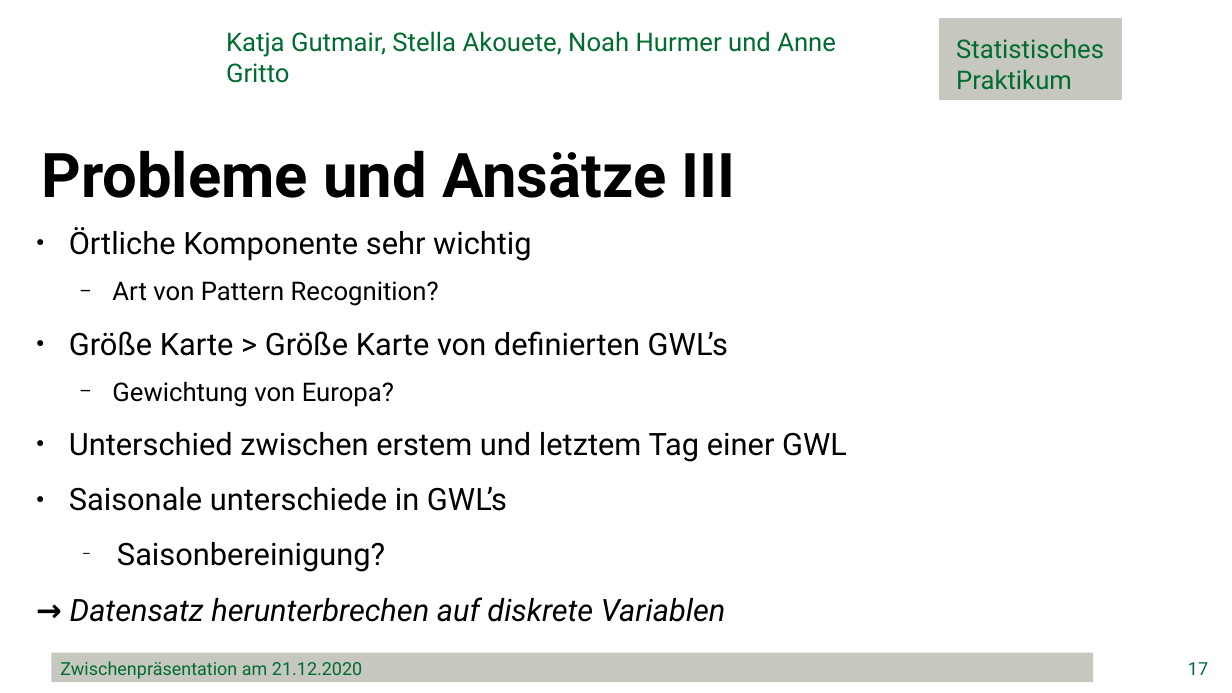
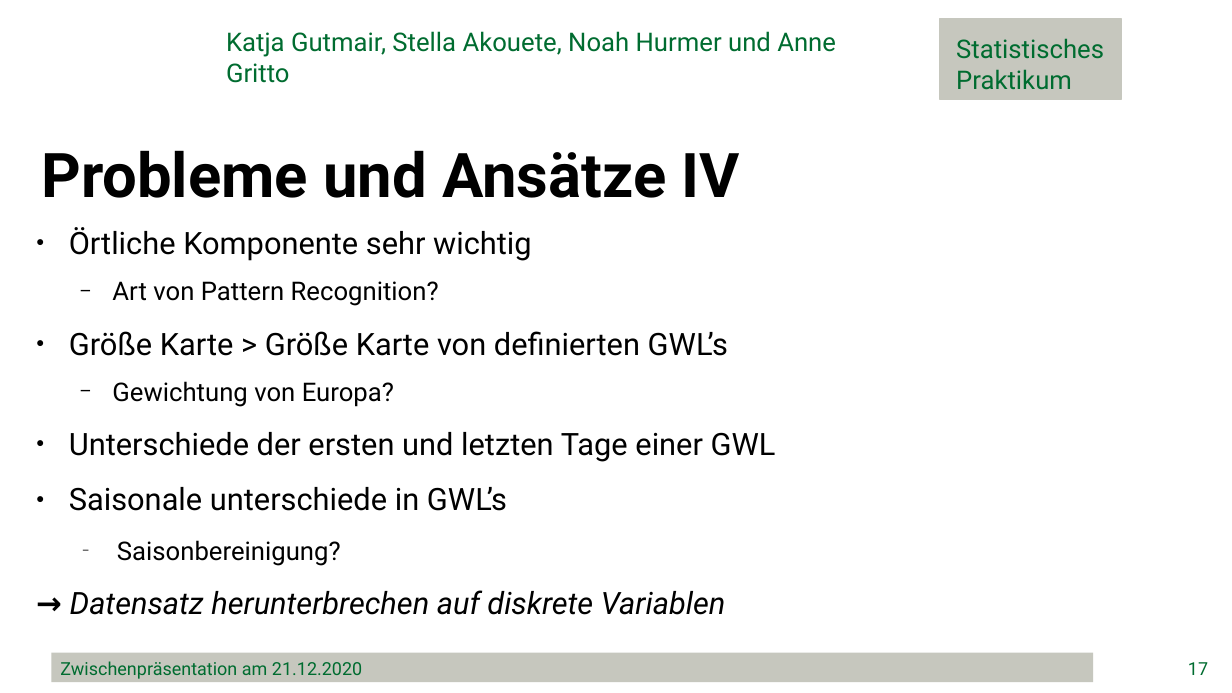
Before and after one commit to minimops/weatherFrog, a slide deck: slide 17 of ppt/Zwischenpraesentation_v1.1.pptx. Drawn at 1232x693 pixels with LibreOffice and Linux fonts; fonts in the diff are those of the drawing; background and template pictures are left out. Boxes give left, top, right and bottom in pixels: in the first picture for what was removed or moved away, otherwise in the second. Text is boxed around its words. In the diff, an @@ line names an element or a change of style, - is before the commit and + after.

```diff
--- a/ppt/Zwischenpraesentation_v1.1.pptx
+++ b/ppt/Zwischenpraesentation_v1.1.pptx
@@ text at box(41, 150, 740, 198): text changed @@
-Probleme und Ansätze III
+Probleme und Ansätze IV
@@ text at box(69, 432, 776, 462): text changed @@
-● Unterschied zwischen erstem und letztem Tag einer GWL
+● Unterschiede der ersten und letzten Tage einer GWL
@@ text at box(117, 540, 341, 566): size 24 to 20 pt in "Saisonbereinigung?" @@
```
Also in this commit, not shown: 8 other slides changed.
